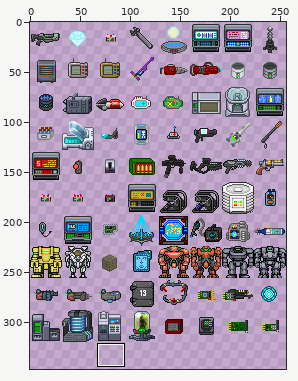
Two versions of one sprite sheet, nano/images/science.png. Above: a wide view before the commit, with the close-up outlined.
Close-up. Old version:
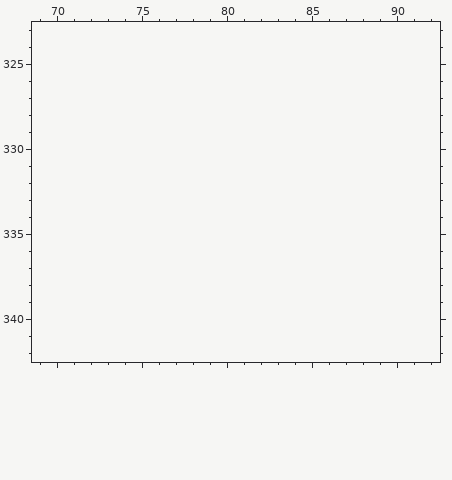
The file is 256x320 pixels. Colours within 5 levels of each other are drawn and written as one. Shown: x 69..92, y 323..342. The old version is drawn lined up with the new one, on the new canvas. The wide view leaves out empty margins. The commit also changed other parts of the picture, which this record leaves out.
New version:
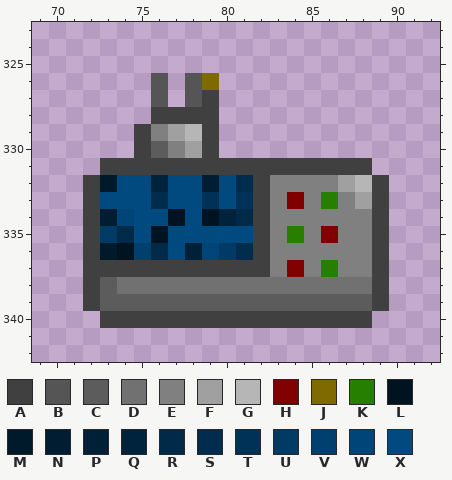
Palette (. is transparent): A #404040  B #555555  C #5c5c5c  D #717171  E #808080  F #a0a0a0  G #b6b6b6  H #800000  J #7f6a00  K #267f00  L #001321  M #00192b  N #001d31  P #002037  Q #00233d  R #002a48  S #002d4e  T #003257  U #003b65  V #00406f  W #004578  X #004a7f
Diff:
canvas 256x320 -> 256x352
y 326: x 76 . -> B; x 78..79 .. -> BJ
y 327: x 76 . -> B; x 78..79 .. -> BA
y 328: x 76..79 .... -> AAAA
y 329: x 75..79 ..... -> AEFGA
y 330: x 75..79 ..... -> ACEFA
y 331: x 73..88 ................ -> AAAAAAAAAAAAAAAA
y 332: x 72..89 .................. -> AMXXQXXNXSAEEEEFGA
y 333: x 72..89 .................. -> AXXXSXXTXTAEHEKEFA
y 334: x 72..89 .................. -> ANWXXLXLQRAEEEEEEA
y 335: x 72..89 .................. -> AURXLXXXXXAEKEHEEA
y 336: x 72..89 .................. -> AMLVRXPWUSAEEEEEEA
y 337: x 72..89 .................. -> AAAAAAAAAAAEHEKEEA
y 338: x 72..89 .................. -> ACDDDDDDDDDDDDDDDA
y 339: x 72..89 .................. -> ACCCCCCCCCCCCCCCCA
y 340: x 73..88 ................ -> AAAAAAAAAAAAAAAA
Where, in picture pixels (left, top, right, bottom), the same in both close-ups:
added: (83, 73, 389, 328)
